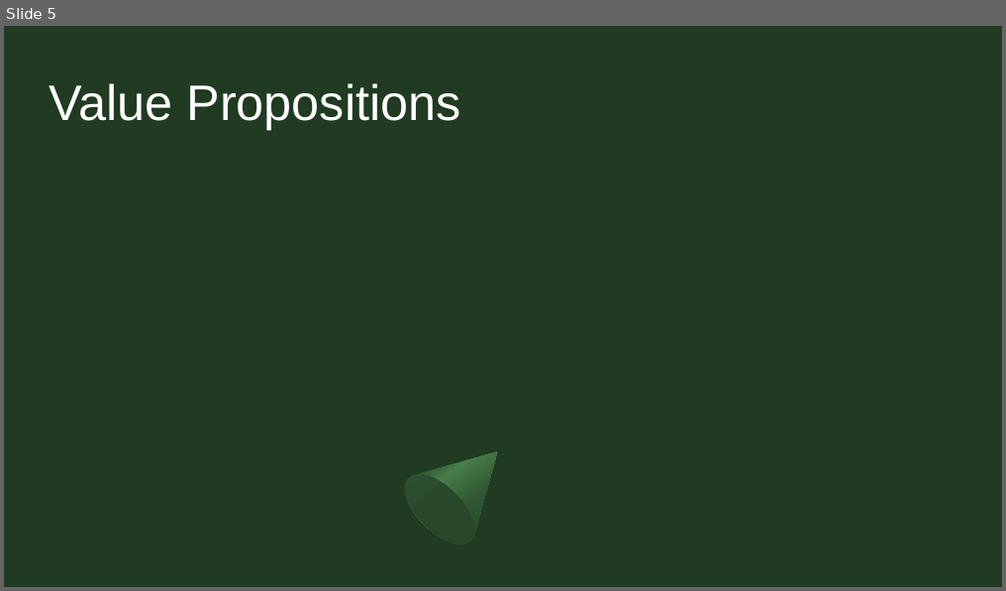
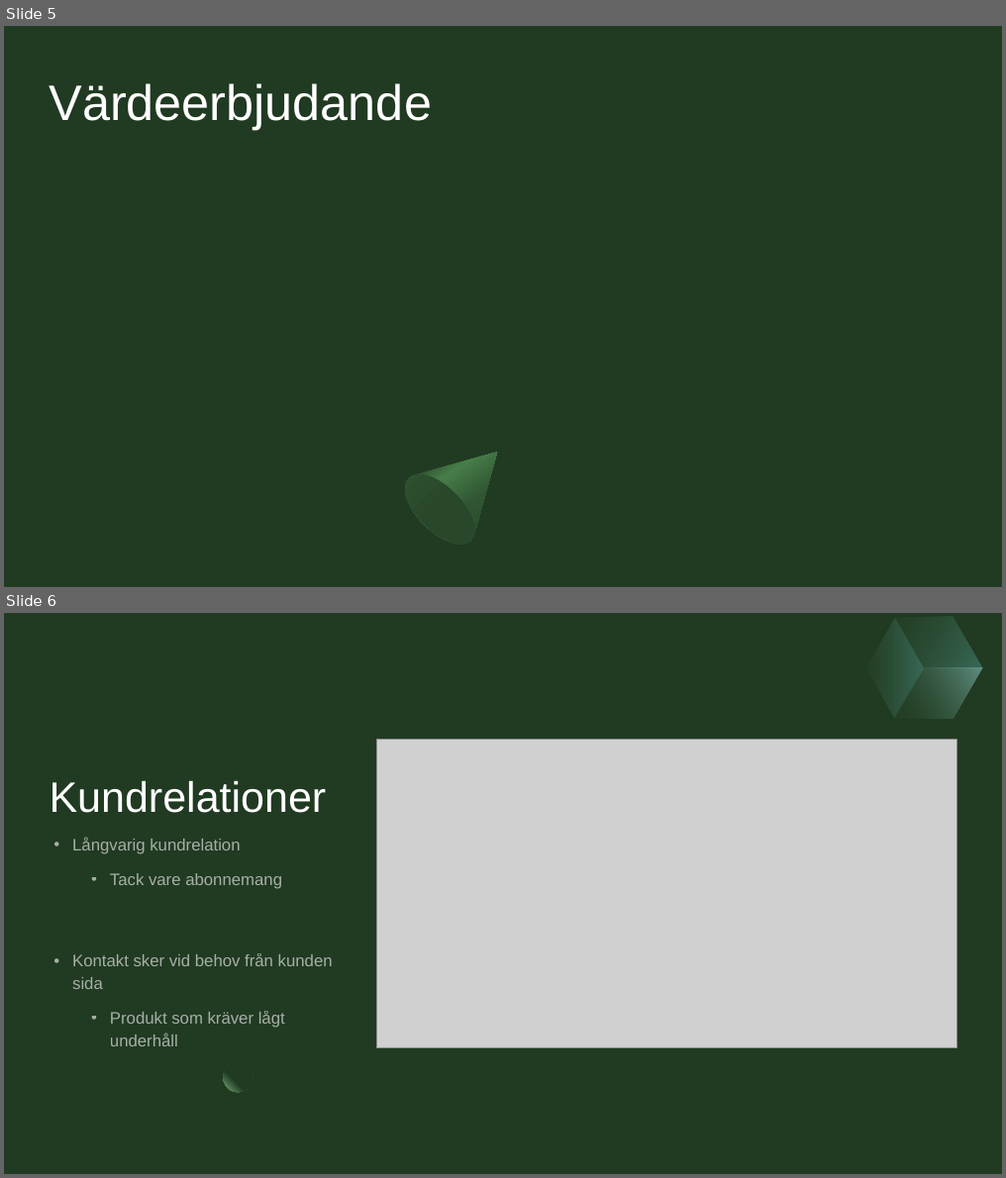
Before and after one commit to Sjofil/HASAB-IDA3, a slide deck: Business Canvas Model/Business canvas model.pptx. Shown one above the other, each under a label of ours: slide 5 before the commit, slides 5 and 6 after it. The pictures are 1006x591 and 1006x1178 pixels, drawn with LibreOffice and Linux fonts; fonts in the diff are those of the drawing; grey boxes stand for pictures. Boxes give left, top, right and bottom in pixels: in the first picture for what was removed or moved away, otherwise in the second. Text is boxed around its words. In the diff, an @@ line names an element or a change of style, - is before the commit and + after.

```diff
--- a/Business Canvas Model/Business canvas model.pptx
+++ b/Business Canvas Model/Business canvas model.pptx
@@ slide 6 added at [4,613,1002,1174], background #213A22 @@
@@ rectangle added at [4,613,1002,1174], fill #213A22 @@
@@ freeform shape added at [850,618,939,719], fill gradient #305532 to #71DCE0 @@
@@ freeform shape added at [880,613,998,694], fill gradient #305532 to #71DCE0 @@
@@ freeform shape added at [894,643,983,745], fill gradient #305532 to #A0E7EA @@
@@ picture added at [377,739,957,1049] @@
@@ title added at [50,780,327,813], 41 pt, text #FFFFFF @@
+Kundrelationer
@@ text added at [72,837,333,1047], 16 pt, text #FFFFFF at 60% opacity @@
+• Långvarig kundrelation
+  • Tack vare abonnemang
+• Kontakt sker vid behov från kunden sida
+  • Produkt som kräver lågt underhåll
@@ ellipse added at [224,1062,252,1092], fill gradient #213A22 to #79B37C @@
@@ slide 5 changed as well @@
@@ title at [50,83,432,130]: text changed @@
-Value Propositions
+Värdeerbjudande
```
Also in this commit, not shown: 6 other slides changed, 2 other slides added, 3 slides removed.
